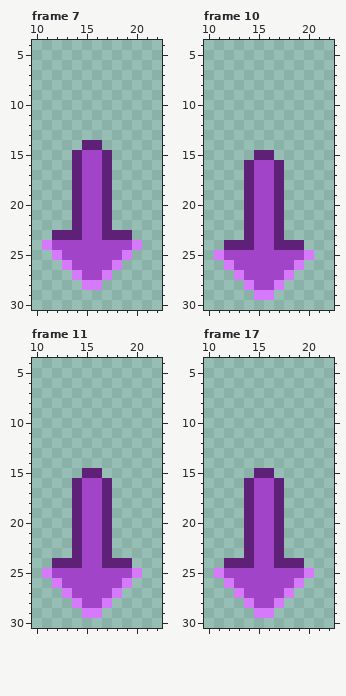
Edited in one commit: pixel-art file (Sprite/UI/spr_UI_Initiative_01.aseprite). That is the earlier state.
32x32 pixels, 21 frames. Shown: frame 7: x 10..22, y 4..30; frame 10: x 10..22, y 4..30; frame 11: x 10..22, y 4..30; frame 17: x 10..22, y 4..30. The commit also changed other frames, which this record leaves out.
New version:
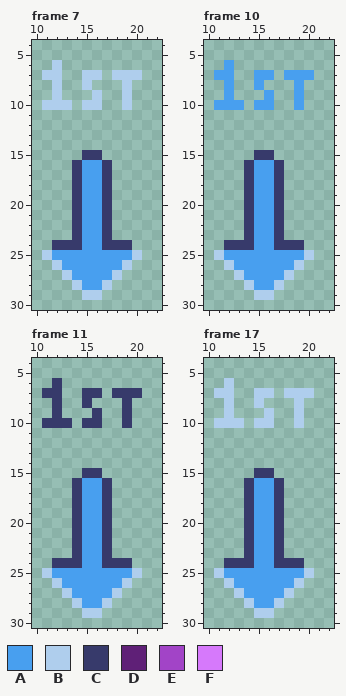
Palette (. is transparent): A #489fef  B #afceed  C #373a6b  D #5f2077  E #a244c7  F #d679fb
What changed:
layer "Layer 2" added
Changed rows in their new state; - is an unchanged pixel.
Frame 7, layers "Layer 2", "Layer 1":
first column x 11:
 6 -B--------
 7 BB--BB-BBB
 8 -B--B---B-
 9 -B---B--B-
10 BBB-BB--B-
first column x 11:
14 ----..----
15 ---.CC.---
16 ---CAAC---
17 ---CAAC---
18 ---CAAC---
19 ---CAAC---
20 ---CAAC---
21 ---CAAC---
22 ---CAAC---
23 -..CAAC..-
24 .CCCAACCC.
25 BAAAAAAAAB
26 -BAAAAAAB-
27 --BAAAAB--
28 ---BAAB---
29 ----BB----
Frame 10, layers "Layer 2", "Layer 1":
first column x 11:
 6 -A--------
 7 AA--AA-AAA
 8 -A--A---A-
 9 -A---A--A-
10 AAA-AA--A-
first column x 11:
15 ----CC----
16 ---CAAC---
17 ---CAAC---
18 ---CAAC---
19 ---CAAC---
20 ---CAAC---
21 ---CAAC---
22 ---CAAC---
23 ---CAAC---
24 -CCCAACCC-
25 BAAAAAAAAB
26 -BAAAAAAB-
27 --BAAAAB--
28 ---BAAB---
29 ----BB----
Frame 11, layers "Layer 2", "Layer 1":
first column x 11:
 6 -C--------
 7 CC--CC-CCC
 8 -C--C---C-
 9 -C---C--C-
10 CCC-CC--C-
first column x 11:
15 ----CC----
16 ---CAAC---
17 ---CAAC---
18 ---CAAC---
19 ---CAAC---
20 ---CAAC---
21 ---CAAC---
22 ---CAAC---
23 ---CAAC---
24 -CCCAACCC-
25 BAAAAAAAAB
26 -BAAAAAAB-
27 --BAAAAB--
28 ---BAAB---
29 ----BB----
Frame 17, layers "Layer 2", "Layer 1":
first column x 11:
 6 -B--------
 7 BB--BB-BBB
 8 -B--B---B-
 9 -B---B--B-
10 BBB-BB--B-
first column x 11:
15 ----CC----
16 ---CAAC---
17 ---CAAC---
18 ---CAAC---
19 ---CAAC---
20 ---CAAC---
21 ---CAAC---
22 ---CAAC---
23 ---CAAC---
24 -CCCAACCC-
25 BAAAAAAAAB
26 -BAAAAAAB-
27 --BAAAAB--
28 ---BAAB---
29 ----BB----
Where, in picture pixels (left, top, right, bottom), the same in both pictures:
changed: (42, 60, 142, 300)
changed: (214, 60, 314, 300)
changed: (42, 378, 142, 618)
changed: (214, 378, 314, 618)
